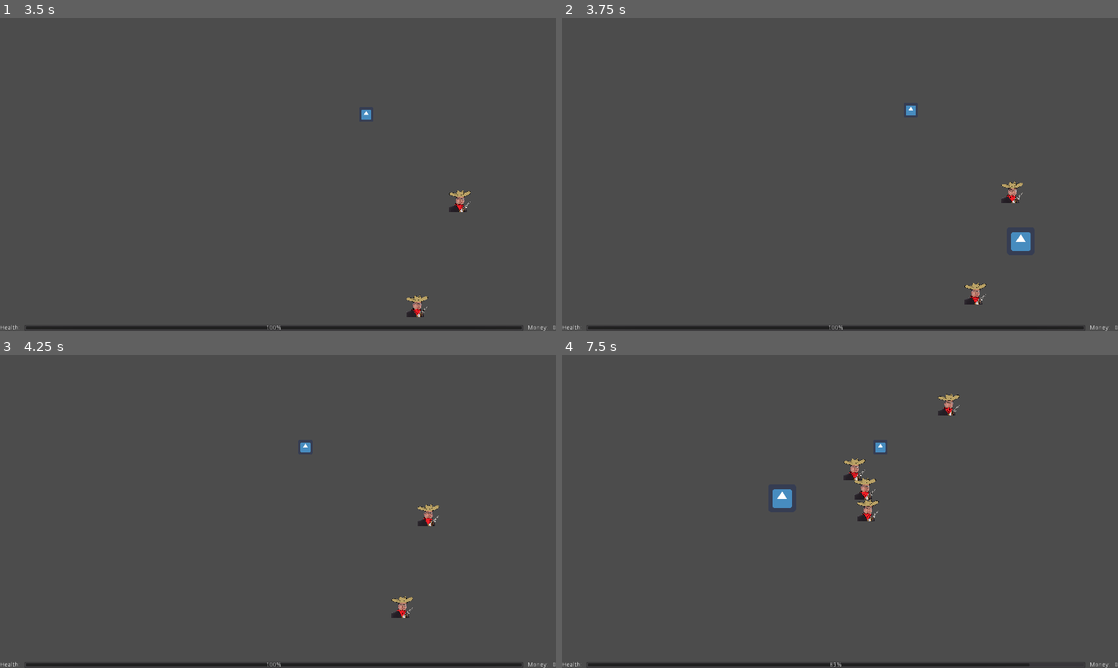
Above: before the commit, frames 1-4 (two rows, left to right).
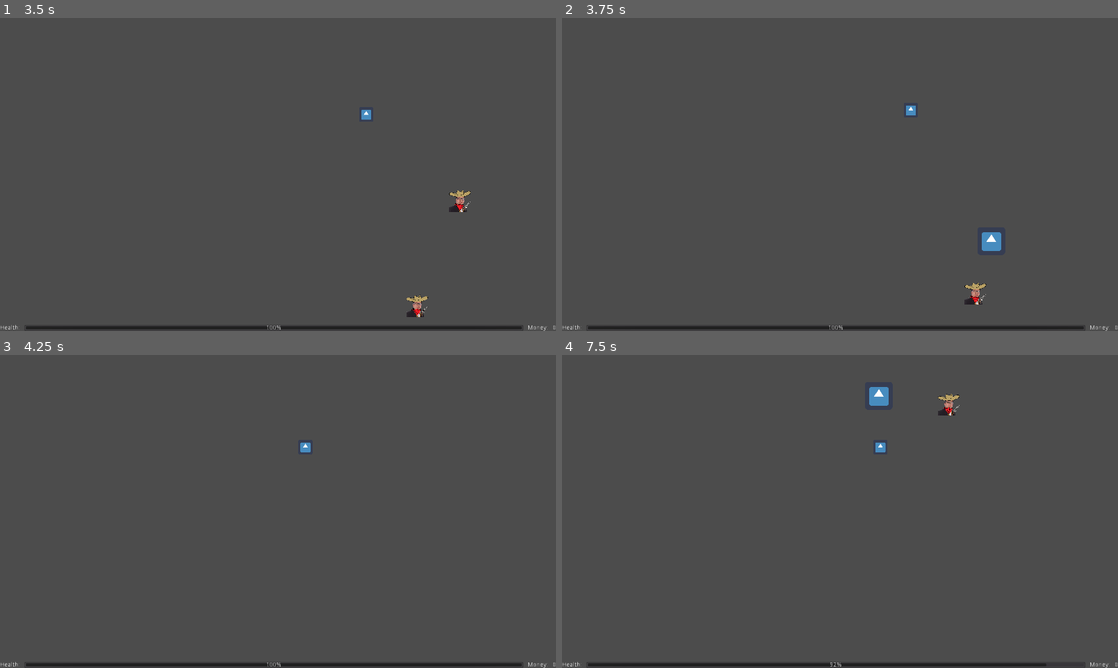
Above: after the commit, the same moments.

Repository: LMBishop/LikKanShootdown
Game: Godot game, scene res://Node2D.tscn
The game is run twice, just before and just after one commit, with the same random seed, the same clock (stepped at 60 frames per second) and the same inputs. The engine's default icon, where the game draws it, is replaced by a stand-in: a white triangle on a blue panel in a dark square.
Inputs (mouse positions are in pixels of both pictures, inside the frame that each line leads up to):
- Up to frame 1 (3.5 s): tap Enter at 0.5 s; move the mouse to (400, 158) at 0.52 s; hold Right (right) 0.53-1.28 s; hold Space (click) 0.53-1.28 s; move the mouse to (166, 190) at 1.27 s; hold Down (down) 1.28-2.03 s; tap Space (click) at 1.35, 2.85 s; move the mouse to (333, 105) at 2.02 s; hold Right (right) 2.03-2.78 s; hold Space (click) 2.03-2.78 s; move the mouse to (250, 237) at 2.77 s; hold Up (up) from 2.78 s (still down)
- Up to frame 2 (3.75 s): move the mouse to (1006, 221) at 3.52 s; release Up (up) at 3.53 s; hold Left (left) from 3.53 s (still down); hold Space (click) from 3.53 s (still down)
- Up to frame 3 (4.25 s): keep holding Left (left); keep holding Space (click)
- Up to frame 4 (7.5 s): move the mouse to (673, 464) at 4.27 s; release Space (click) at 4.28 s; tap Space (click) at 4.35, 5.85, 7.35 s; move the mouse to (867, 511) at 5.02 s; release Left (left) at 5.03 s; hold Down (down) 5.03-5.78 s; hold Space (click) 5.03-5.78 s; move the mouse to (756, 433) at 5.77 s; hold Right (right) 5.78-6.53 s; move the mouse to (962, 495) at 6.52 s; hold Up (up) 6.53-7.28 s; hold Space (click) 6.53-7.28 s; move the mouse to (728, 527) at 7.27 s; hold Right (right) from 7.28 s (still down)

Frame 1 is identical in both runs. In frame 2, 0.6% of the frame differs, in the area x 75-85%, y 52-75%; in frame 3, 0.3%; in frame 4, 0.9%, in the area x 37-87%, y 10-100%.

Commit message:
Add bullet collisions

Diff:
--- a/Bullet.gd
+++ b/Bullet.gd
@@ -13,3 +13,9 @@
 		velocity = global_position.direction_to(target) * speed
 		shot = true
 	velocity = move_and_slide(velocity)
+	for i in get_slide_count():
+		var collision = get_slide_collision(i)
+		if collision.collider:
+			collision.collider.free()
+	if velocity == Vector2(0.0, 0.0):
+		queue_free()
--- a/Bullet.tscn
+++ b/Bullet.tscn
@@ -3,17 +3,14 @@
 [ext_resource path="res://Bullet.gd" type="Script" id=1]
 [ext_resource path="res://icon.png" type="Texture" id=2]
 
-[sub_resource type="CapsuleShape2D" id=1]
-radius = 8.0
+[sub_resource type="RectangleShape2D" id=1]
+extents = Vector2( 31, 31 )
 
 [node name="Bullet" type="KinematicBody2D"]
-position = Vector2( 648, 360 )
 script = ExtResource( 1 )
 
 [node name="CollisionShape2D" type="CollisionShape2D" parent="."]
-position = Vector2( -1, 1 )
 shape = SubResource( 1 )
-disabled = true
 
 [node name="Sprite" type="Sprite" parent="."]
 texture = ExtResource( 2 )
--- a/Enemy0.tscn
+++ b/Enemy0.tscn
@@ -3,7 +3,7 @@
 [ext_resource path="res://assets/Likkan-boss.png" type="Texture" id=1]
 [ext_resource path="res://Enemy0.gd" type="Script" id=2]
 
-[node name="KinematicBody2D" type="KinematicBody2D"]
+[node name="Enemy" type="KinematicBody2D"]
 script = ExtResource( 2 )
 
 [node name="Sprite" type="Sprite" parent="."]
--- a/KinematicBody2D.gd
+++ b/KinematicBody2D.gd
@@ -34,5 +34,5 @@
 		get_owner().add_child(obj)
 	var bodies = get_overlapping_bodies()
 	for body in bodies:
-		if body.get_name() != "Bullet":
+		if not "Bullet" in body.get_name():
 			emit_signal("hit", delta)
